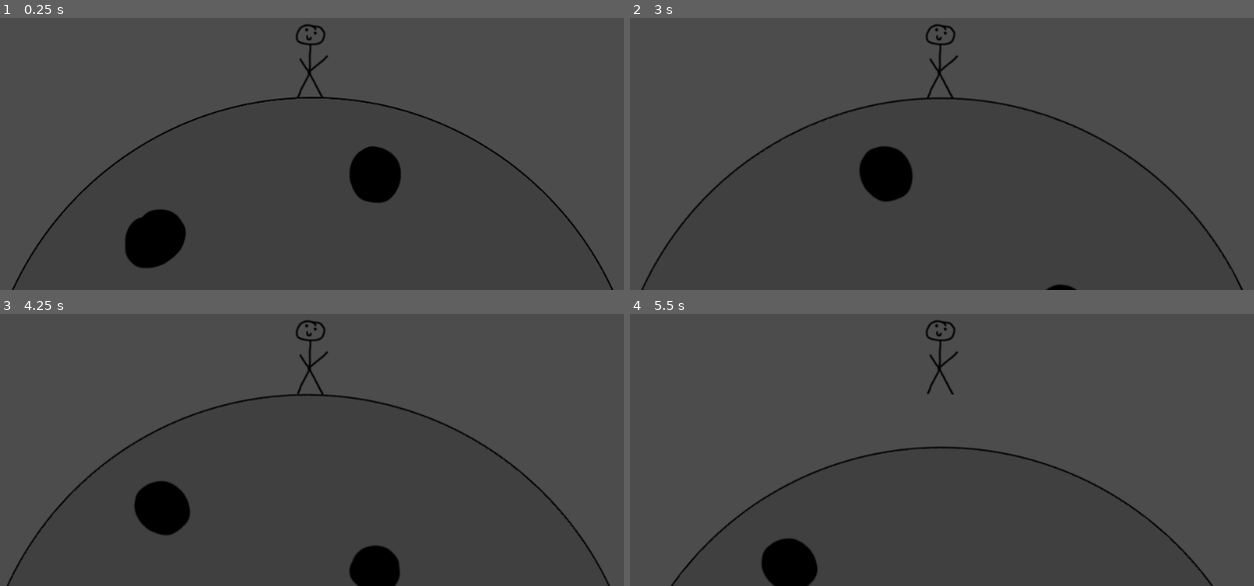
Above: before the commit, frames 1-4 (two rows, left to right).
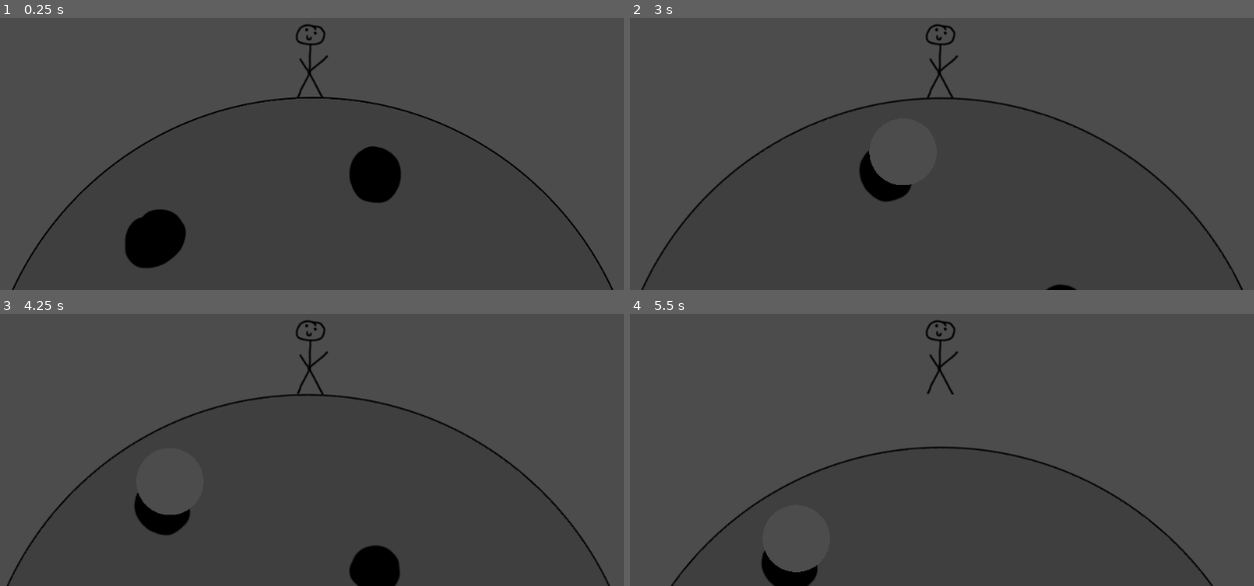
Above: after the commit, the same moments.

Repository: mariothedog/Holes-Theme
Game: Godot game, scene res://Asteroids/Asteroid Scene.tscn
Same seed, same stepped clock (60 frames per second), same inputs: the game is played once before the commit and once after it.
Inputs (mouse positions are in pixels of both pictures, inside the frame that each line leads up to):
- Up to frame 1 (0.25 s): no input
- Up to frame 2 (3 s): tap Enter at 0.5 s; move the mouse to (1116, 37) at 0.52 s; hold D (turn_right) 0.53-2.03 s; click (1116, 37) at 0.67 s; tap W (thrust) at 0.77, 1.52 s; move the mouse to (786, 83) at 1.27 s; click (786, 83) at 1.42 s; move the mouse to (outside the picture) at 2.02 s; hold A (turn_left) 2.03-2.78 s; click (outside the picture) at 2.17 s; move the mouse to (904, 151) at 2.77 s; hold D (turn_right) from 2.78 s (still down); click (904, 151) at 2.92 s
- Up to frame 3 (4.25 s): keep holding D (turn_right); tap W (thrust) at 3.02, 3.77 s; move the mouse to (549, 425) at 3.52 s; click (549, 425) at 3.67 s
- Up to frame 4 (5.5 s): move the mouse to (outside the picture) at 4.27 s; release D (turn_right) at 4.28 s; hold A (turn_left) 4.28-5.03 s; click (outside the picture) at 4.42 s; tap W (thrust) at 4.52 s; move the mouse to (979, 357) at 5.02 s; hold D (turn_right) from 5.03 s (still down); click (979, 357) at 5.17 s

The runs differ from the first frame. In frame 2, 0.8% of the frame differs, in the area x 38-46%, y 46-62%; in frame 3, 0.8%, in the area x 22-31%, y 61-75%; in frame 4, 0.8%.

Commit message:
Ability to mine holes in asteroid added

Diff:
--- /dev/null
+++ b/Asteroids/Asteroid Object.gd
@@ -0,0 +1,33 @@
+extends StaticBody2D
+
+var PositionsImage = Image.new()
+var PositionsTex = ImageTexture.new()
+
+var number_of_holes = 0
+
+func _ready():
+	PositionsImage.create(1, 100, false, 15)
+
+func _on_Click_Detection_input_event(_viewport, event, _shape_idx):
+	if event is InputEventMouseButton and event.pressed and event.button_index == BUTTON_LEFT:
+		var player = get_parent().get_node("Player")
+		if player.position.distance_to(get_global_mouse_position()) <= player.max_mine_distance*500:
+			make_hole(get_global_mouse_position())
+
+func make_hole(pos):
+	var pos_offsetted = pos + $Sprite.get_rect().size/2
+	var uv_pos = pos_offsetted / $Sprite.get_rect().size
+
+	PositionsImage.lock()
+	PositionsImage.set_pixel(0, number_of_holes,
+	Color(uv_pos.x, uv_pos.y, 1, 1))
+	# Red stores the x position, Green stores the y position
+
+	PositionsImage.unlock()
+
+	PositionsTex.create_from_image(PositionsImage) # Shaders only allow textures as Sampler2Ds
+
+	$Sprite.material.set_shader_param("hole_positions", PositionsTex)
+	$Sprite.material.set_shader_param("number_of_holes", number_of_holes)
+
+	number_of_holes += 1
--- a/Asteroids/Asteroid Object.tscn
+++ b/Asteroids/Asteroid Object.tscn
@@ -1,14 +1,46 @@
-[gd_scene load_steps=3 format=2]
+[gd_scene load_steps=6 format=2]
 
 [ext_resource path="res://Asteroids/Asteroid.png" type="Texture" id=1]
+[ext_resource path="res://Asteroids/Asteroid Object.gd" type="Script" id=2]
 
-[sub_resource type="CircleShape2D" id=1]
+[sub_resource type="Shader" id=1]
+code = "shader_type canvas_item;
+
+uniform float hole_radius = 0.05;
+uniform sampler2D hole_positions;
+uniform int number_of_holes;
+
+void fragment(){
+	COLOR = texture(TEXTURE, UV);
+
+	for (int i = 0; i <= number_of_holes; i++){
+		vec4 pixel = texelFetch(hole_positions, ivec2(0, i), 0);
+		if (distance(UV, vec2(pixel.r, pixel.g)) < hole_radius){
+			COLOR.a = 0.0;
+		}
+	}
+}"
+
+[sub_resource type="ShaderMaterial" id=2]
+shader = SubResource( 1 )
+shader_param/hole_radius = 0.05
+shader_param/number_of_holes = null
+
+[sub_resource type="CircleShape2D" id=3]
 radius = 430.0
 
 [node name="Asteroid Object" type="StaticBody2D"]
+script = ExtResource( 2 )
 
 [node name="Sprite" type="Sprite" parent="."]
+material = SubResource( 2 )
 texture = ExtResource( 1 )
 
 [node name="CollisionShape2D" type="CollisionShape2D" parent="."]
-shape = SubResource( 1 )
+shape = SubResource( 3 )
+
+[node name="Click Detection" type="Area2D" parent="."]
+
+[node name="CollisionShape2D2" type="CollisionShape2D" parent="Click Detection"]
+shape = SubResource( 3 )
+[connection signal="input_event" from="Click Detection" to="." method="_on_Click_Detection_input_event"]
--- /dev/null
+++ b/Asteroids/Asteroid Scene.gd
@@ -0,0 +1 @@
+extends Node2D
--- a/Asteroids/Asteroid Scene.tscn
+++ b/Asteroids/Asteroid Scene.tscn
@@ -1,9 +1,11 @@
-[gd_scene load_steps=3 format=2]
+[gd_scene load_steps=4 format=2]
 
 [ext_resource path="res://Asteroids/Asteroid Object.tscn" type="PackedScene" id=1]
 [ext_resource path="res://Player/Player.tscn" type="PackedScene" id=2]
+[ext_resource path="res://Asteroids/Asteroid Scene.gd" type="Script" id=3]
 
 [node name="Asteroid Scene" type="Node2D"]
+script = ExtResource( 3 )
 
 [node name="Asteroid Object" parent="." instance=ExtResource( 1 )]
 z_index = -1
--- a/Player/Player.gd
+++ b/Player/Player.gd
@@ -2,6 +2,7 @@
 
 const gravity_strength = 800
 const jump_vec = Vector2(0, 500)
+const max_mine_distance = 200
 
 onready var asteroid = get_parent().get_node("Asteroid Object")
 
@@ -28,6 +29,10 @@
 	if Input.is_action_just_pressed("thrust"):
 		jump = true
 
+	#if Input.is_action_just_pressed("make_hole"):
+	#	if position.distance_to(get_global_mouse_position()) <= max_mine_distance:
+	#		make_hole(get_global_mouse_position())
+
 func movement(delta):
 	var direction_to_asteroid = position.direction_to(asteroid.position)
 
--- a/project.godot
+++ b/project.godot
@@ -71,7 +71,6 @@
 
 [rendering]
 
-quality/driver/driver_name="GLES2"
 quality/2d/use_pixel_snap=true
 vram_compression/import_etc=true
 vram_compression/import_etc2=false
